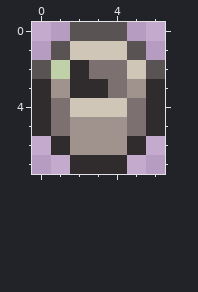
Two versions of one pixel-art file, assets/sprites/projects/basket.aseprite. That is the earlier state.
7x8 pixels, 1 frame.
The result:
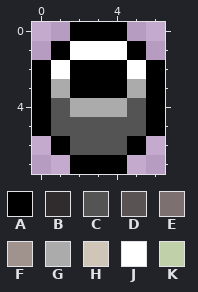
Palette (. is transparent): A #000000  B #302c2e  C #545454  D #5a5353  E #7d7071  F #a0938e  G #ababab  H #cfc6b8  J #ffffff  K #c0d0a8
Diff:
Changed rows in their new state; - is an unchanged pixel.
first column x 0:
0 --AAA--
1 -AJJJA-
2 AJAAAJA
3 AGAAAGA
4 ACGGGCA
5 ACCCCCA
6 -ACCCA-
7 --AAA--
Where, in picture pixels (left, top, right, bottom), the same in both pictures:
changed: (32, 22, 165, 174)
